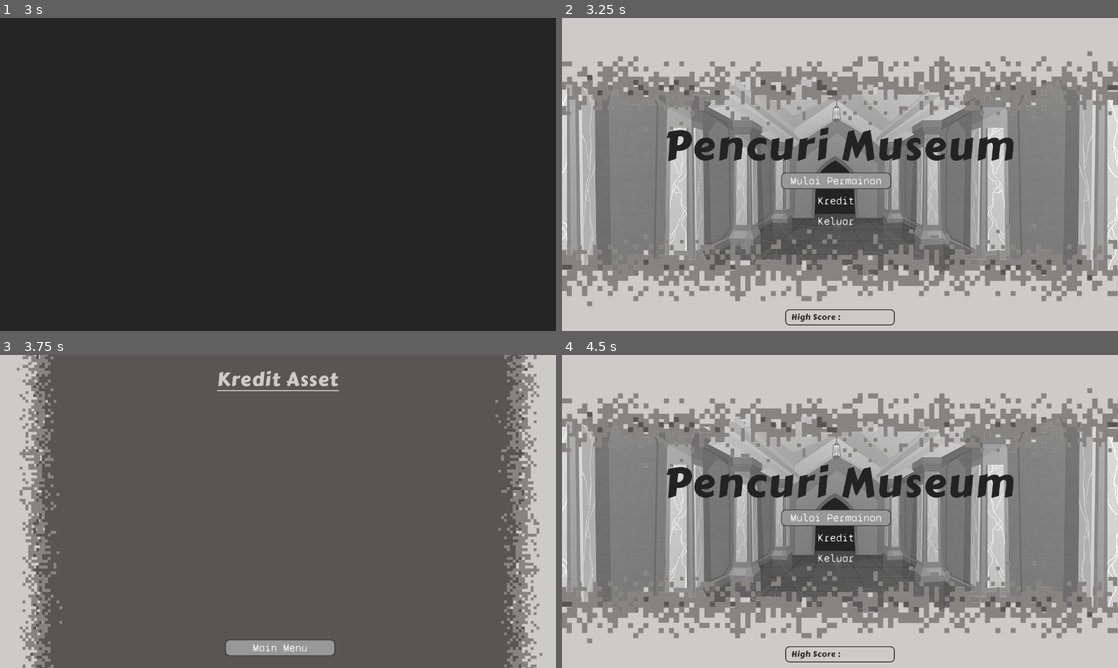
Above: before the commit, frames 1-4 (two rows, left to right).
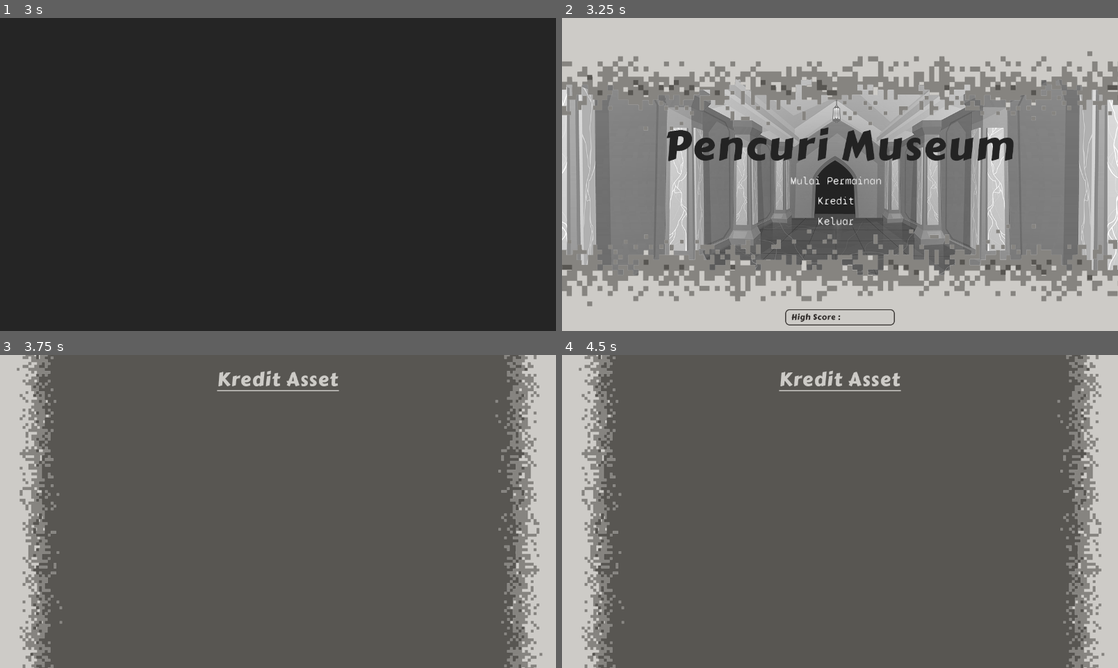
Above: after the commit, the same moments.

Repository: Langrisser001/Maling_GameJam
Game: Godot game, scene res://scenes/Splash_.tscn
Two runs of this game, one before a commit and one after it. Both use one fixed random seed, a clock stepped at 60 frames per second and the inputs below.
Inputs (mouse positions are in pixels of both pictures, inside the frame that each line leads up to):
- Up to frame 1 (3 s): move the mouse to (400, 158) at 0.52 s; hold Right (ui_right) 0.53-1.28 s; tap Enter at 1.25 s; move the mouse to (166, 190) at 1.27 s; hold Down (ui_down) 1.28-2.03 s; tap Space at 2 s; move the mouse to (333, 105) at 2.02 s; hold Right (ui_right) 2.03-2.78 s; move the mouse to (250, 237) at 2.77 s; hold Up (ui_up) from 2.78 s (still down)
- Up to frame 2 (3.25 s): keep holding Up (ui_up)
- Up to frame 3 (3.75 s): release Up (ui_up) at 3.5 s; click "Kredit" at 3.5 s
- Up to frame 4 (4.5 s): click (840, 649) at 4.25 s, where only the run before the commit has a clickable "Main Menu"

Frame 1 is identical in both runs. In frame 2, 0.6% of the frame differs, in the area x 39-60%, y 49-55%; in frame 3, 1.0%; in frame 4, 86%, in the area x 0-100%, y 0-100%.

Commit message:
deleting upik button

Diff:
--- a/scenes/Button.gd
+++ /dev/null
@@ -1,20 +0,0 @@
-extends Button
-
-export var ref_ = ""
-export(bool) var focus_= false
-
-func _ready():
-	if(focus_):
-		grab_focus()
-
-	connect("mouse_entered",self,"_on_Button_mouse_entered")
-	connect("pressed",self,"_on_Button_Pressed")
-
-func _on_Button_mouse_entered():
-	grab_focus()
-
-func _on_Button_Pressed():
-	if(ref_ != ""):
-		get_tree().change_scene(ref_)
-	else:
-		get_tree().quit()
--- a/scenes/Button.tscn
+++ /dev/null
@@ -1,23 +0,0 @@
-[gd_scene load_steps=6 format=2]
-
-[ext_resource path="res://scenes/Button_font.tres" type="DynamicFont" id=1]
-[ext_resource path="res://scenes/Button_hover.tres" type="StyleBox" id=2]
-[ext_resource path="res://scenes/Button_press.tres" type="StyleBox" id=3]
-[ext_resource path="res://scenes/Button.gd" type="Script" id=4]
-
-[sub_resource type="StyleBoxEmpty" id=1]
-
-[node name="Button" type="Button"]
-margin_right = 252.0
-margin_bottom = 37.0
-custom_styles/hover = ExtResource( 2 )
-custom_styles/pressed = ExtResource( 3 )
-custom_styles/focus = ExtResource( 3 )
-custom_styles/normal = SubResource( 1 )
-custom_fonts/font = ExtResource( 1 )
-custom_colors/font_color_hover = Color( 0.34902, 0.341176, 0.32549, 1 )
-text = "Mulai Permainan"
-script = ExtResource( 4 )
-__meta__ = {
-"_edit_use_anchors_": false
-}
--- a/scenes/Credits.tscn
+++ b/scenes/Credits.tscn
@@ -1,20 +1,16 @@
-[gd_scene load_steps=4 format=2]
+[gd_scene load_steps=7 format=2]
 
 [ext_resource path="res://textures/kreditMenu_bg.png" type="Texture" id=1]
-[ext_resource path="res://scenes/backButton.tscn" type="PackedScene" id=2]
+[ext_resource path="res://scenes/Button_font.tres" type="DynamicFont" id=2]
 [ext_resource path="res://scenes/Credits.gd" type="Script" id=3]
+[ext_resource path="res://scenes/Button_press.tres" type="StyleBox" id=4]
+[ext_resource path="res://scenes/Button_hover.tres" type="StyleBox" id=5]
+
+[sub_resource type="StyleBoxEmpty" id=1]
 
 [node name="Credits" type="Node2D"]
 z_index = -1
 script = ExtResource( 3 )
-
-[node name="Button" parent="." instance=ExtResource( 2 )]
-margin_left = 518.648
-margin_top = 655.286
-margin_right = 770.648
-margin_bottom = 692.286
-ref_ = "res://scenes/Start.tscn"
-focus_ = true
 
 [node name="kreditMenu_bg" type="Sprite" parent="."]
 position = Vector2( 640, 360 )
@@ -23,3 +19,20 @@
 __meta__ = {
 "_edit_lock_": true
 }
+
+[node name="Button2" type="Button" parent="."]
+margin_left = 1037.3
+margin_top = 1310.57
+margin_right = 1289.3
+margin_bottom = 1347.57
+custom_styles/hover = ExtResource( 5 )
+custom_styles/pressed = ExtResource( 4 )
+custom_styles/focus = ExtResource( 4 )
+custom_styles/normal = SubResource( 1 )
+custom_fonts/font = ExtResource( 2 )
+custom_colors/font_color_hover = Color( 0.34902, 0.341176, 0.32549, 1 )
+text = "Main Menu"
+__meta__ = {
+"_edit_use_anchors_": false,
+"_editor_description_": ""
+}
--- /dev/null
+++ b/scenes/Main.gd
@@ -0,0 +1,19 @@
+extends Node2D
+
+
+# Declare member variables here. Examples:
+# var a = 2
+# var b = "text"
+
+
+# Called when the node enters the scene tree for the first time.
+func _ready():
+	pause_mode = Node.PAUSE_MODE_PROCESS
+	pass # Replace with function body.
+
+func _process(delta):
+	if Input.is_action_just_pressed("ui_cancel"):
+		$Menu.visible= !$Menu.visible
+		get_tree().paused= $Menu.visible
+		pass
+	pass
--- a/scenes/Main.tscn
+++ b/scenes/Main.tscn
@@ -5,8 +5,8 @@
 [ext_resource path="res://actors/Item.tscn" type="PackedScene" id=3]
 [ext_resource path="res://actors/Security.tscn" type="PackedScene" id=4]
 [ext_resource path="res://textures/spotlight.png" type="Texture" id=5]
-[ext_resource path="res://scenes/backButton.tscn" type="PackedScene" id=6]
 [ext_resource path="res://textures/interior.png" type="Texture" id=7]
+[ext_resource path="res://scenes/Main.gd" type="Script" id=8]
 
 [sub_resource type="NavigationPolygon" id=1]
 vertices = PoolVector2Array( 0, 0, 32, 0, 32, 32, 0, 32 )
@@ -222,6 +222,7 @@
 8/z_index = 0
 
 [node name="Main" type="Node2D"]
+script = ExtResource( 8 )
 
 [node name="TileMap" parent="." instance=ExtResource( 1 )]
 tile_set = SubResource( 10 )
@@ -248,10 +249,15 @@
 [node name="CanvasModulate" type="CanvasModulate" parent="."]
 color = Color( 0.262745, 0.262745, 0.262745, 1 )
 
-[node name="Button" parent="." instance=ExtResource( 6 )]
-margin_left = 971.04
-margin_top = 621.651
-margin_right = 1223.04
-margin_bottom = 658.651
-ref_ = "res://scenes/Start.tscn"
-focus_ = true
+[node name="Menu" type="Control" parent="."]
+visible = false
+margin_right = 40.0
+margin_bottom = 40.0
+__meta__ = {
+"_edit_use_anchors_": false
+}
+
+[node name="Button" type="Button" parent="Menu"]
+margin_right = 12.0
+margin_bottom = 20.0
+text = "XXXXXXX"
--- /dev/null
+++ b/scenes/Start.gd
@@ -0,0 +1,16 @@
+extends Node2D
+
+func _ready():
+	pass
+
+func _on_ButtonStart_pressed():
+	get_tree().change_scene("res://scenes/Main.tscn")
+	pass # Replace with function body.
+
+func _on_ButtonCredit_pressed():
+	get_tree().change_scene("res://scenes/Credits.tscn")
+	pass # Replace with function body.
+
+func _on_ButtonExit_pressed():
+	get_tree().quit()
+	pass # Replace with function body.
--- a/scenes/Start.tscn
+++ b/scenes/Start.tscn
@@ -1,39 +1,16 @@
-[gd_scene load_steps=3 format=2]
+[gd_scene load_steps=7 format=2]
 
+[ext_resource path="res://scenes/Start.gd" type="Script" id=1]
 [ext_resource path="res://textures/startMenu_bg.png" type="Texture" id=2]
-[ext_resource path="res://scenes/Button.tscn" type="PackedScene" id=3]
+[ext_resource path="res://scenes/Button_font.tres" type="DynamicFont" id=4]
+[ext_resource path="res://scenes/Button_press.tres" type="StyleBox" id=5]
+[ext_resource path="res://scenes/Button_hover.tres" type="StyleBox" id=6]
+
+[sub_resource type="StyleBoxEmpty" id=1]
 
 [node name="Start" type="Node2D"]
 position = Vector2( 0, 5 )
-
-[node name="menuStart" parent="." instance=ExtResource( 3 )]
-margin_left = 504.947
-margin_top = 350.549
-margin_right = 756.947
-margin_bottom = 387.549
-focus_neighbour_top = NodePath("../menuQuit")
-focus_neighbour_bottom = NodePath("../menuKredit")
-ref_ = "res://scenes/Main.tscn"
-focus_ = true
-
-[node name="menuKredit" parent="." instance=ExtResource( 3 )]
-margin_left = 504.947
-margin_top = 396.549
-margin_right = 756.947
-margin_bottom = 433.549
-focus_neighbour_top = NodePath("../menuStart")
-focus_neighbour_bottom = NodePath("../menuQuit")
-text = "Kredit"
-ref_ = "res://scenes/Credits.tscn"
-
-[node name="menuQuit" parent="." instance=ExtResource( 3 )]
-margin_left = 504.947
-margin_top = 443.549
-margin_right = 756.947
-margin_bottom = 480.549
-focus_neighbour_top = NodePath("../menuKredit")
-focus_neighbour_bottom = NodePath("../menuStart")
-text = "Keluar"
+script = ExtResource( 1 )
 
 [node name="startMenu_bg" type="Sprite" parent="."]
 position = Vector2( 640, 355 )
@@ -42,6 +19,63 @@
 __meta__ = {
 "_edit_lock_": true
 }
-[connection signal="pressed" from="menuStart" to="." method="_on_Button_pressed"]
-[connection signal="pressed" from="menuKredit" to="." method="_on_Button2_pressed"]
-[connection signal="pressed" from="menuQuit" to="." method="_on_Button3_pressed"]
+
+[node name="ButtonStart" type="Button" parent="."]
+margin_left = 504.947
+margin_top = 350.549
+margin_right = 756.947
+margin_bottom = 387.549
+focus_neighbour_top = NodePath("../menuQuit")
+focus_neighbour_bottom = NodePath("../menuKredit")
+custom_styles/hover = ExtResource( 6 )
+custom_styles/pressed = ExtResource( 5 )
+custom_styles/focus = ExtResource( 5 )
+custom_styles/normal = SubResource( 1 )
+custom_fonts/font = ExtResource( 4 )
+custom_colors/font_color_hover = Color( 0.34902, 0.341176, 0.32549, 1 )
+text = "Mulai Permainan"
+__meta__ = {
+"_edit_use_anchors_": false,
+"_editor_description_": ""
+}
+
+[node name="ButtonCredit" type="Button" parent="."]
+margin_left = 504.947
+margin_top = 396.549
+margin_right = 756.947
+margin_bottom = 433.549
+focus_neighbour_top = NodePath("../menuStart")
+focus_neighbour_bottom = NodePath("../menuQuit")
+custom_styles/hover = ExtResource( 6 )
+custom_styles/pressed = ExtResource( 5 )
+custom_styles/focus = ExtResource( 5 )
+custom_styles/normal = SubResource( 1 )
+custom_fonts/font = ExtResource( 4 )
+custom_colors/font_color_hover = Color( 0.34902, 0.341176, 0.32549, 1 )
+text = "Kredit"
+__meta__ = {
+"_edit_use_anchors_": false,
+"_editor_description_": ""
+}
+
+[node name="ButtonExit" type="Button" parent="."]
+margin_left = 504.947
+margin_top = 443.549
+margin_right = 756.947
+margin_bottom = 480.549
+focus_neighbour_top = NodePath("../menuKredit")
+focus_neighbour_bottom = NodePath("../menuStart")
+custom_styles/hover = ExtResource( 6 )
+custom_styles/pressed = ExtResource( 5 )
+custom_styles/focus = ExtResource( 5 )
+custom_styles/normal = SubResource( 1 )
+custom_fonts/font = ExtResource( 4 )
+custom_colors/font_color_hover = Color( 0.34902, 0.341176, 0.32549, 1 )
+text = "Keluar"
+__meta__ = {
+"_edit_use_anchors_": false,
+"_editor_description_": ""
+}
+[connection signal="pressed" from="ButtonStart" to="." method="_on_ButtonStart_pressed"]
+[connection signal="pressed" from="ButtonCredit" to="." method="_on_ButtonCredit_pressed"]
+[connection signal="pressed" from="ButtonExit" to="." method="_on_ButtonExit_pressed"]
--- a/scenes/backButton.tscn
+++ /dev/null
@@ -1,23 +0,0 @@
-[gd_scene load_steps=6 format=2]
-
-[ext_resource path="res://scenes/Button_font.tres" type="DynamicFont" id=1]
-[ext_resource path="res://scenes/Button_hover.tres" type="StyleBox" id=2]
-[ext_resource path="res://scenes/Button_press.tres" type="StyleBox" id=3]
-[ext_resource path="res://scenes/Button.gd" type="Script" id=4]
-
-[sub_resource type="StyleBoxEmpty" id=2]
-
-[node name="Button" type="Button"]
-margin_right = 252.0
-margin_bottom = 37.0
-custom_styles/hover = ExtResource( 2 )
-custom_styles/pressed = ExtResource( 3 )
-custom_styles/focus = ExtResource( 3 )
-custom_styles/normal = SubResource( 2 )
-custom_fonts/font = ExtResource( 1 )
-custom_colors/font_color_hover = Color( 0.34902, 0.341176, 0.32549, 1 )
-text = "Main Menu"
-script = ExtResource( 4 )
-__meta__ = {
-"_edit_use_anchors_": false
-}
